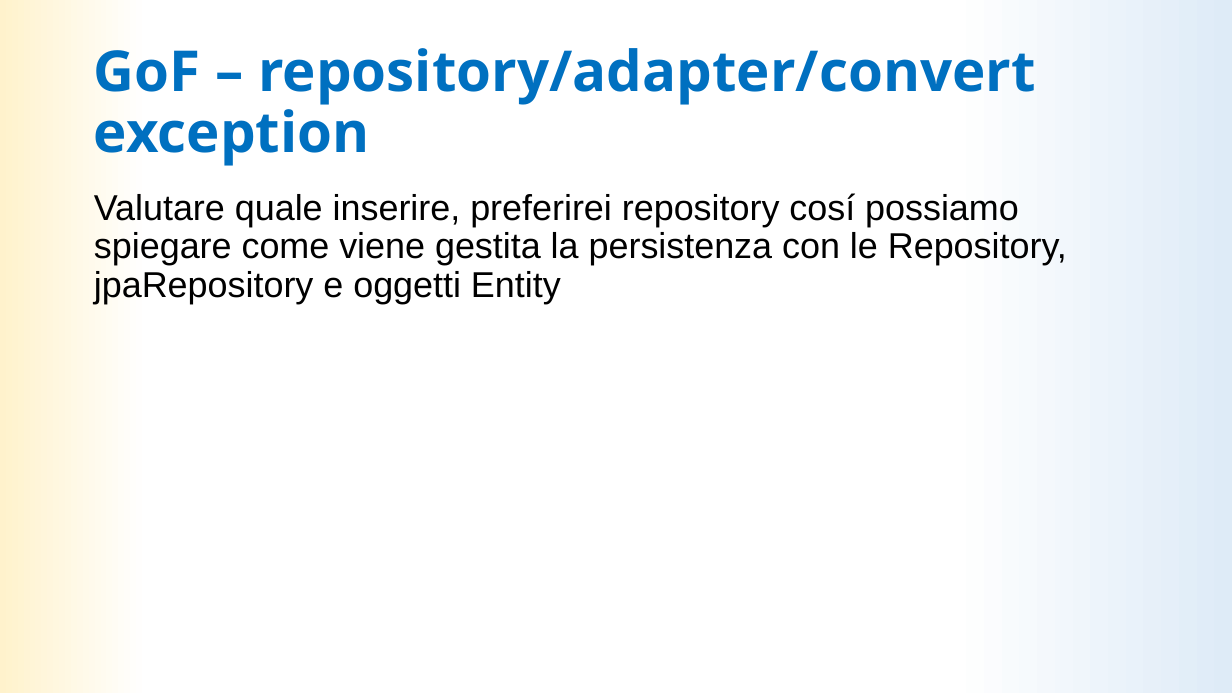
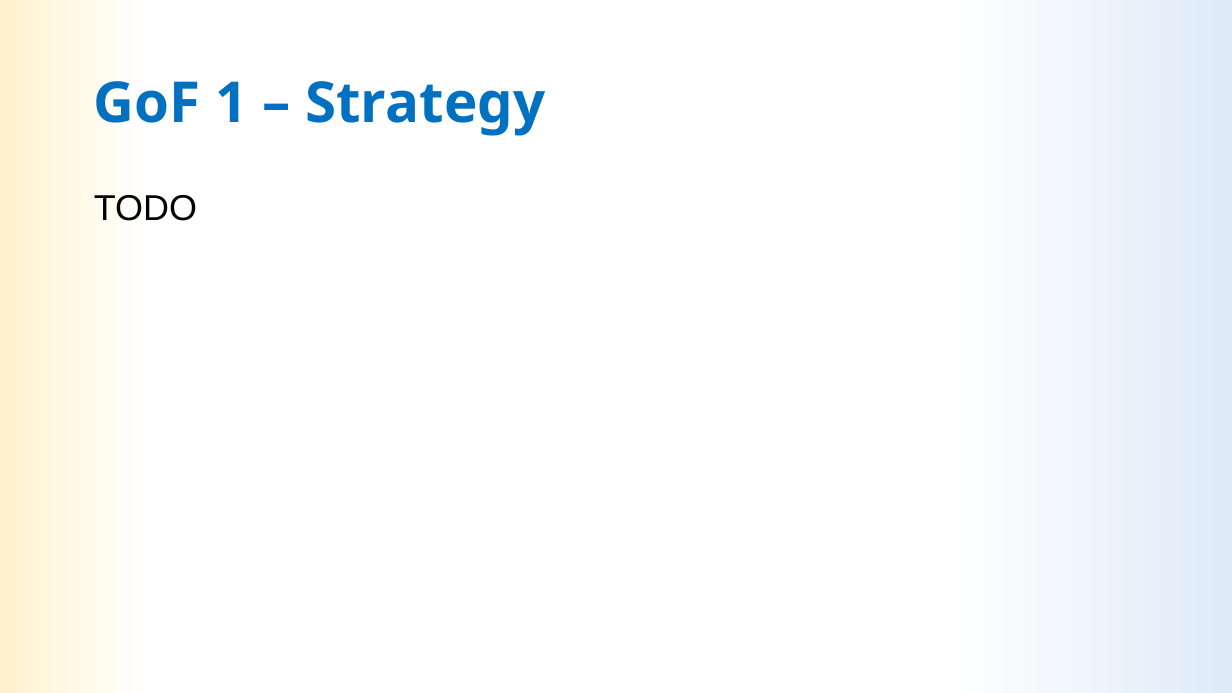
Before and after one commit to LDolzanelli/progettoIngegneria, a slide deck: slide 13 of doc/Presentazione/Presentazione_ingsw_parteB.pptx (slide 12 before the commit). Drawn at 1232x693 pixels with LibreOffice and Linux fonts; fonts in the diff are those of the drawing. Boxes give left, top, right and bottom in pixels: in the first picture for what was removed or moved away, otherwise in the second. Text is boxed around its words. In the diff, an @@ line names an element or a change of style, - is before the commit and + after.

```diff
--- a/doc/Presentazione/Presentazione_ingsw_parteB.pptx
+++ b/doc/Presentazione/Presentazione_ingsw_parteB.pptx
@@ title at (x1=94, y1=81, x2=545, y2=136): text changed @@
-GoF – repository/adapter/convert exception
+GoF 1 – Strategy
@@ text at (x1=94, y1=195, x2=197, y2=221): text changed @@
-Valutare quale inserire, preferirei repository cosí possiamo spiegare come viene gestita la persistenza con le Repository, jpaRepository e oggetti Entity
+TODO
```
Also in this commit, not shown: 8 other slides changed, 4 slides added, 1 slide removed.
